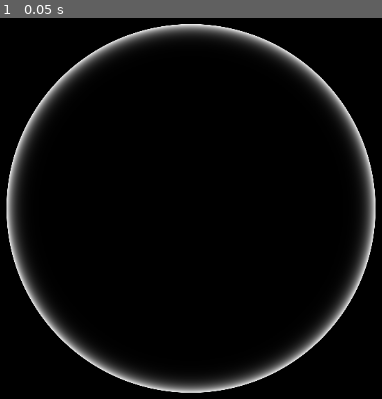
Above: before the commit, frame 1.
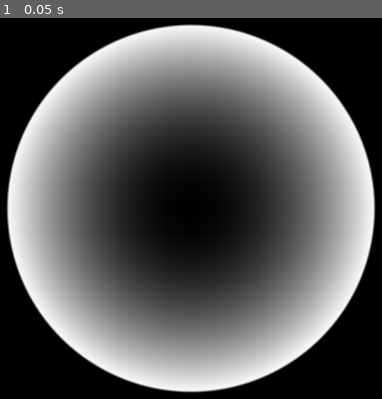
Above: after the commit, the same moment.

Repository: Ivorforce/Godot-Color-Banding
Game: Godot game, scene res://world.tscn
Two runs of this game, one before a commit and one after it. Both use one fixed random seed, a clock stepped at 60 frames per second and the inputs below. The engine's default icon, where the game draws it, is replaced by a stand-in: a white triangle on a blue panel in a dark square.
Inputs:
- Up to frame 1 (0.05 s): no input

The runs differ from the first frame. In frame 1, 66% of the frame differs, in the area x 1-99%, y 1-99%.

Commit message:
Rename project and make simpler.

Diff:
--- a/planet.gdshader
+++ b/planet.gdshader
@@ -11,8 +11,6 @@
 		discard;
 	}
 
-	d = pow(d, 16);
-
 	// Baller antialiasing
-	COLOR = vec4(vec3(1.0), min(20.0 - d * 20.0, d));
+	COLOR = vec4(vec3(1.0), min(40.0 - d * 40.0, d));
 }
--- a/project.godot
+++ b/project.godot
@@ -10,7 +10,7 @@
 
 [application]
 
-config/name="LMAG Presentations"
+config/name="Godot Color Banding"
 run/main_scene="res://world.tscn"
 config/features=PackedStringArray("4.1", "Forward Plus")
 config/icon="res://icon.svg"
